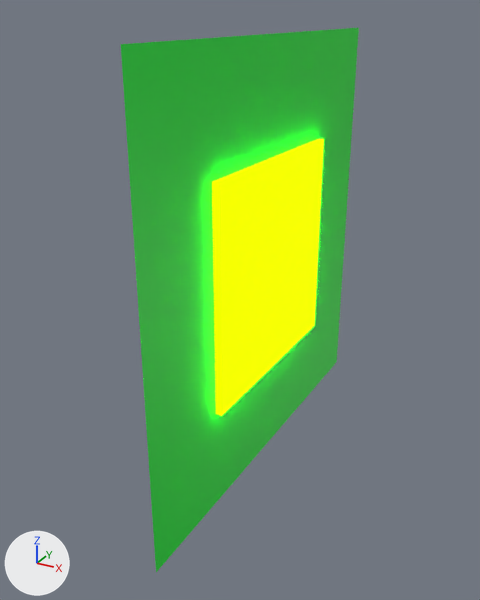
Renders of the glTF model public/different.glb from each side of a commit.
Rendered twice from a 50 mm lens placed at (1.28, -2.61, 2.09), pointed at (-0.09, -0.13, 0.85). The lights are fixed; the arrows at lower left show +X, +Y and +Z. Where no turn or scale is listed for an object, it has been applied to the vertices.

Names of what the first picture shows: 'gloomModel', 'parentModel'.
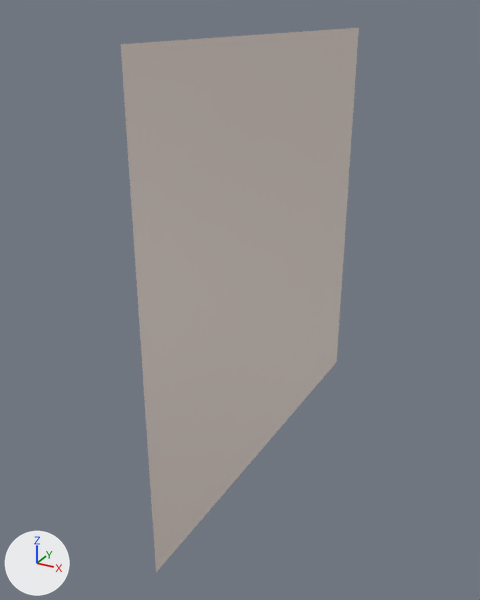
The change in detail:
Material 'Material.001' (mat_material_001) changes colour from green #00e730 to white #e7d9d1; in linear values from (0.0, 0.8, 0.0294) to (0.8, 0.697, 0.637).
Object 'gloomModel' (ob_gloommodel) is deleted.

What differs and where, as boxes [x1, y1, x2, y2] in the pictures (480 x 600 px):
'parentModel', recoloured (green to white): [121, 28, 359, 572] in both
'gloomModel', deleted: before [212, 139, 324, 416]
